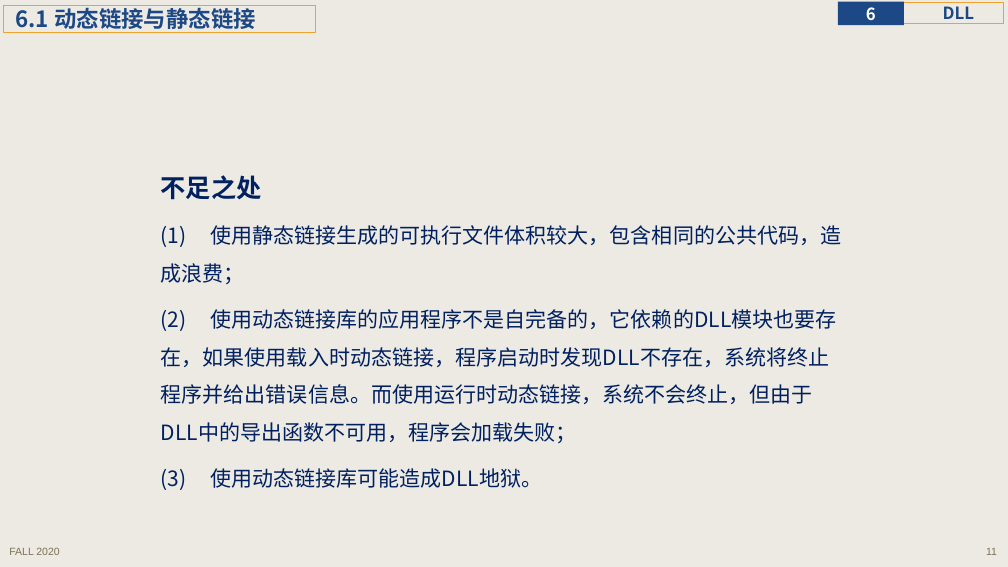
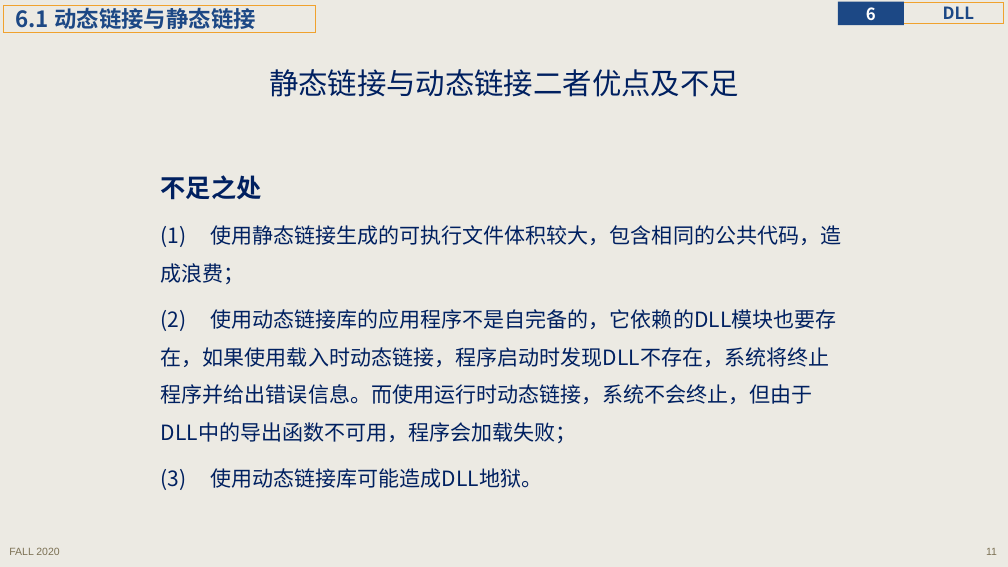
Before and after one commit to principleWindows/win-principle-2020, a slide deck: slide 11 of slides/instruction/principleWindows_6.pptx. Drawn at 1008x567 pixels with LibreOffice and Linux fonts; fonts in the diff are those of the drawing. Boxes give left, top, right and bottom in pixels: in the first picture for what was removed or moved away, otherwise in the second. Text is boxed around its words. In the diff, an @@ line names an element or a change of style, - is before the commit and + after.

```diff
--- a/slides/instruction/principleWindows_6.pptx
+++ b/slides/instruction/principleWindows_6.pptx
@@ title added at (x1=269, y1=69, x2=739, y2=97), 28 pt, text #002060 @@
+静态链接与动态链接二者优点及不足
```
Also in this commit, not shown: 5 other slides changed, 2 other files.
